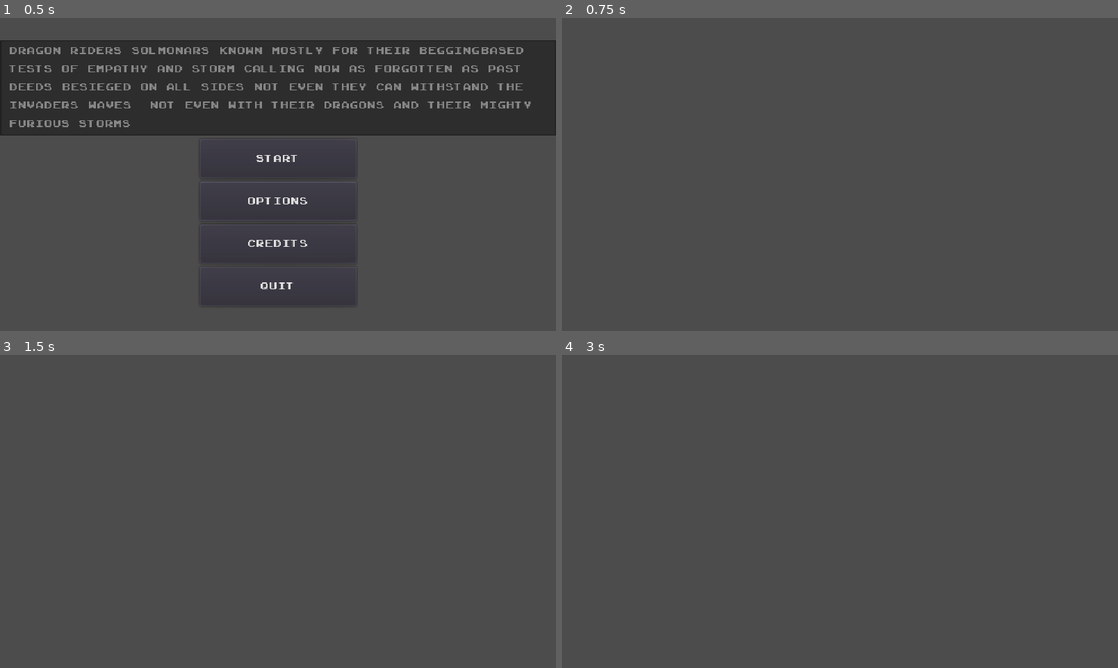
Above: before the commit, frames 1-4 (two rows, left to right).
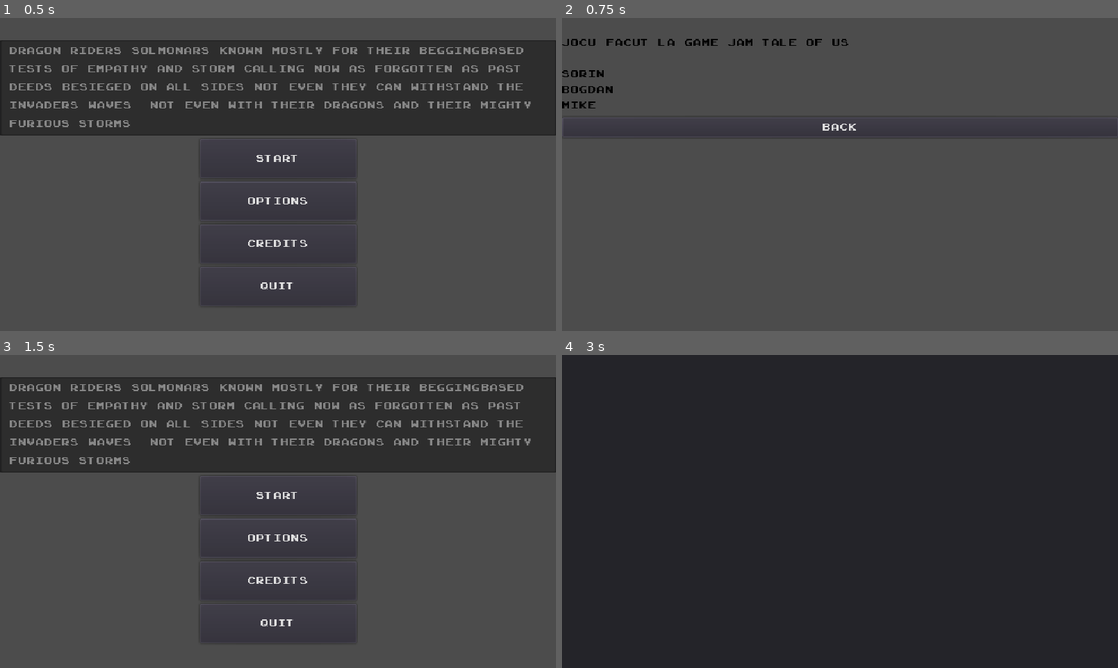
Above: after the commit, the same moments.

Repository: Bstylestuff/Solomonari
Game: Godot game, scene res://Screens/Menus/MainMenu/MainMenu.tscn
The game is run twice, just before and just after one commit, with the same random seed, the same clock (stepped at 60 frames per second) and the same inputs. Sound files missing from this copy of the repository are replaced by a short silence.
Inputs (mouse positions are in pixels of both pictures, inside the frame that each line leads up to):
- Up to frame 1 (0.5 s): no input
- Up to frame 2 (0.75 s): click "Credits" at 0.5 s
- Up to frame 3 (1.5 s): click (278, 464) at 1.25 s, where only the run after the commit has a clickable "Back"
- Up to frame 4 (3 s): click (840, 495) at 2 s, where only the run after the commit has a clickable "Start"; click (1084, 370) at 2.75 s, where only the run after the commit has a clickable "Tutorial"

Frame 1 is identical in both runs. In frame 2, 0.9% of the frame differs, in the area x 0-95%, y 6-38%; in frame 3, 30%; in frame 4, 100%, in the area x 0-100%, y 0-100%.

Commit message:
world update

Diff:
--- a/Screens/MainGame/World.tscn
+++ b/Screens/MainGame/World.tscn
@@ -45,46 +45,175 @@
 position = Vector2( 11.9986, -2.00838 )
 rotation = -1.86061
 points = PoolVector2Array( -94.8366, -45.9457, -46.8331, -38.97, -27.7664, -36.4284, -23.1802, -41.324, -16.2888, -43.4 …(267 unchanged characters)…
+width = 4.0
+default_color = Color( 0.698039, 0.698039, 0.666667, 1 )
+joint_mode = 1
+begin_cap_mode = 2
+end_cap_mode = 2
+sharp_limit = 1.0
+round_precision = 2
+antialiased = true
 
 [node name="Line2D2" type="Line2D" parent="Map"]
 position = Vector2( 11.9986, -2.00838 )
 rotation = -0.000698423
-points = PoolVector2Array( -60, -14, -59, -11, -57, 2, -57, 6 )
+points = PoolVector2Array( -61, -28, -59, -11, -57, 2, -58, 9 )
+width = 4.0
+default_color = Color( 0.698039, 0.698039, 0.666667, 1 )
+joint_mode = 1
+begin_cap_mode = 2
+end_cap_mode = 2
+sharp_limit = 1.0
+round_precision = 2
+antialiased = true
 
 [node name="Line2D3" type="Line2D" parent="Map"]
 position = Vector2( 11.9986, -2.00838 )
 rotation = -0.000698423
 points = PoolVector2Array( 12, 62, -26, 51 )
+width = 4.0
+default_color = Color( 0.698039, 0.698039, 0.666667, 1 )
+joint_mode = 1
+begin_cap_mode = 2
+end_cap_mode = 2
+sharp_limit = 1.0
+round_precision = 2
+antialiased = true
 
 [node name="Line2D4" type="Line2D" parent="Map"]
 position = Vector2( 11.9986, -2.00838 )
 rotation = -0.000698423
 points = PoolVector2Array( 41, 11, -35, 16 )
+width = 4.0
+default_color = Color( 0.698039, 0.698039, 0.666667, 1 )
+joint_mode = 1
+begin_cap_mode = 2
+end_cap_mode = 2
+sharp_limit = 1.0
+round_precision = 2
+antialiased = true
 
 [node name="Line2D5" type="Line2D" parent="Map"]
 position = Vector2( 11.9986, -2.00838 )
 rotation = -0.000698423
-points = PoolVector2Array( -98, -102, -77, -97, -66, -96, -58, -94, -53, -87, -49, -82, -48, -75, -49, -69, -50, -61, -54, -55, -58, -47, -59, -42 )
+points = PoolVector2Array( -98, -102, -77, -97, -66, -96, -58, -94, -53, -87, -49, -82, -48, -75, -49, -69, -50, -61, -54, -55, -58, -47, -61, -28 )
+width = 4.0
+default_color = Color( 0.698039, 0.698039, 0.666667, 1 )
+joint_mode = 1
+begin_cap_mode = 2
+end_cap_mode = 2
+sharp_limit = 1.0
+round_precision = 2
+antialiased = true
 
 [node name="Line2D6" type="Line2D" parent="Map"]
 position = Vector2( 11.9986, -2.00838 )
 rotation = -0.000698423
 points = PoolVector2Array( 39, -111, 31, -110, 26, -107, 20, -105, 16, -104, 12, -104, 6, -102, 1, -101, -8, -97, -10, -94, -18, -89, -22, -88, -29, -88, -34, -88, -43, -87, -49, -85 )
+width = 4.0
+default_color = Color( 0.698039, 0.698039, 0.666667, 1 )
+joint_mode = 1
+begin_cap_mode = 2
+end_cap_mode = 2
+sharp_limit = 1.0
+round_precision = 2
+antialiased = true
 
 [node name="Line2D7" type="Line2D" parent="Map"]
 position = Vector2( 11.9986, -2.00838 )
 rotation = -0.000698423
 points = PoolVector2Array( 68, -7, 74, -21, 75, -27, 82, -28, 88, -30, 93, -33, 93, -39, 93, -44, 89, -54, 87, -62, 83, -73, 80, -80, 75, -90, 69, -97, 62, -100 )
+width = 4.0
+default_color = Color( 0.698039, 0.698039, 0.666667, 1 )
+joint_mode = 1
+begin_cap_mode = 2
+end_cap_mode = 2
+sharp_limit = 1.0
+round_precision = 2
+antialiased = true
 
 [node name="Line2D8" type="Line2D" parent="Map"]
 position = Vector2( 11.9986, -2.00838 )
 rotation = -0.000698423
 points = PoolVector2Array( 143, 30, 127, 25, 114, 16, 103, 10, 100, -3, 96, -13, 90, -21, 90, -25, 87, -28 )
+width = 4.0
+default_color = Color( 0.698039, 0.698039, 0.666667, 1 )
+joint_mode = 1
+begin_cap_mode = 2
+end_cap_mode = 2
+sharp_limit = 1.0
+round_precision = 2
+antialiased = true
+
+[node name="Line2D13" type="Line2D" parent="Map"]
+rotation = 0.0141738
+points = PoolVector2Array( -151.798, -119.756, -140.754, -116.92, -125.652, -110.144 )
+width = 4.0
+default_color = Color( 0.698039, 0.698039, 0.666667, 1 )
+joint_mode = 1
+begin_cap_mode = 2
+end_cap_mode = 2
+antialiased = true
+
+[node name="Line2D12" type="Line2D" parent="Map"]
+points = PoolVector2Array( 17.125, 178.988, 3.11244, 160.998, -2.89524, 150.002, -4.90152, 141.003, -3.90501, 136.003 )
+width = 4.0
+default_color = Color( 0.698039, 0.698039, 0.666667, 1 )
+joint_mode = 1
+begin_cap_mode = 2
+end_cap_mode = 2
+antialiased = true
 
 [node name="Line2D9" type="Line2D" parent="Map"]
 position = Vector2( 11.9986, -2.00838 )
 rotation = -0.000698423
-points = PoolVector2Array( 50, 61, 65, 61, 74, 55, 82, 52, 88, 48, 92, 43, 96, 39, 99, 32, 102, 27, 104, 22, 107, 17 )
+points = PoolVector2Array( 11, 62, 65, 61, 74, 55, 82, 52, 88, 48, 92, 43, 96, 39, 99, 32, 102, 27, 104, 22, 116, 19 )
+width = 4.0
+default_color = Color( 0.698039, 0.698039, 0.666667, 1 )
+joint_mode = 1
+begin_cap_mode = 2
+end_cap_mode = 2
+sharp_limit = 1.0
+round_precision = 2
+antialiased = true
+
+[node name="Line2D10" type="Line2D" parent="Map"]
+rotation = 0.0385279
+points = PoolVector2Array( 140.005, -155.61, 132.09, -153.298, 124.174, -150.986, 104.621, -139.21, 92.8657, -132.744, 85.9887, -129.472, 83.0695, -127.356 )
+width = 4.0
+default_color = Color( 0.698039, 0.698039, 0.666667, 1 )
+joint_mode = 1
+begin_cap_mode = 2
+end_cap_mode = 2
+antialiased = true
+
+[node name="Line2D14" type="Line2D" parent="Map"]
+points = PoolVector2Array( 148.107, 152.897, 152.082, 117.894, 156.064, 91.891, 159.055, 78.8889, 162.044, 62.8868, 165.037, 52.8848, 166.033, 46.8841 )
+width = 4.0
+default_color = Color( 0.698039, 0.698039, 0.666667, 1 )
+joint_mode = 1
+begin_cap_mode = 2
+end_cap_mode = 2
+antialiased = true
+
+[node name="Line2D15" type="Line2D" parent="Map"]
+points = PoolVector2Array( 190.022, 31.8673, 209.997, -4.14667 )
+width = 4.0
+default_color = Color( 0.698039, 0.698039, 0.666667, 1 )
+joint_mode = 1
+begin_cap_mode = 2
+end_cap_mode = 2
+antialiased = true
+
+[node name="Line2D11" type="Line2D" parent="Map"]
+rotation = 0.0245298
+points = PoolVector2Array( -242.604, -20.8868, -216.587, -20.543, -190.394, -13.2014 )
+width = 4.0
+default_color = Color( 0.698039, 0.698039, 0.666667, 1 )
+joint_mode = 1
+begin_cap_mode = 2
+end_cap_mode = 2
+antialiased = true
 
 [node name="Town" parent="Map" instance=ExtResource( 6 )]
 position = Vector2( -5, 115 )
--- a/Screens/Menus/Credits/Credits.tscn
+++ b/Screens/Menus/Credits/Credits.tscn
@@ -1,5 +1,43 @@
-[gd_scene format=2]
+[gd_scene load_steps=3 format=2]
+
+[ext_resource path="res://new_theme.tres" type="Theme" id=1]
+[ext_resource path="res://Screens/END/endgamescreen.gd" type="Script" id=2]
 
 [node name="Control" type="Control"]
 anchor_right = 1.0
 anchor_bottom = 1.0
+script = ExtResource( 2 )
+
+[node name="TextureRect" type="TextureRect" parent="."]
+margin_left = -96.0
+margin_top = -15.0
+margin_right = 866.0
+margin_bottom = 626.0
+rect_scale = Vector2( 0.9, 0.9 )
+
+[node name="VBoxContainer" type="VBoxContainer" parent="."]
+margin_top = 20.0
+margin_bottom = 124.0
+alignment = 1
+
+[node name="RichTextLabel" type="RichTextLabel" parent="VBoxContainer"]
+modulate = Color( 0, 0, 0, 1 )
+margin_right = 640.0
+margin_bottom = 90.0
+rect_min_size = Vector2( 640, 80 )
+theme = ExtResource( 1 )
+text = "Jocu facut la Game Jam Tale of US.
+
+Sorin
+Bogdan
+Mike"
+fit_content_height = true
+
+[node name="back" type="Button" parent="VBoxContainer"]
+margin_top = 94.0
+margin_right = 640.0
+margin_bottom = 117.0
+theme = ExtResource( 1 )
+text = "Back"
+
+[connection signal="pressed" from="VBoxContainer/back" to="." method="_on_back_pressed"]
